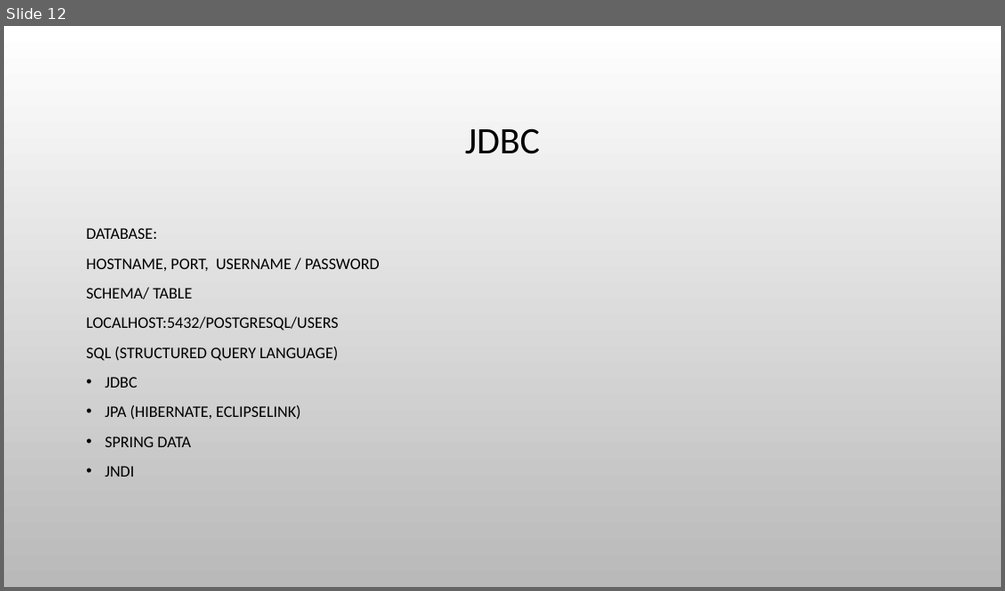
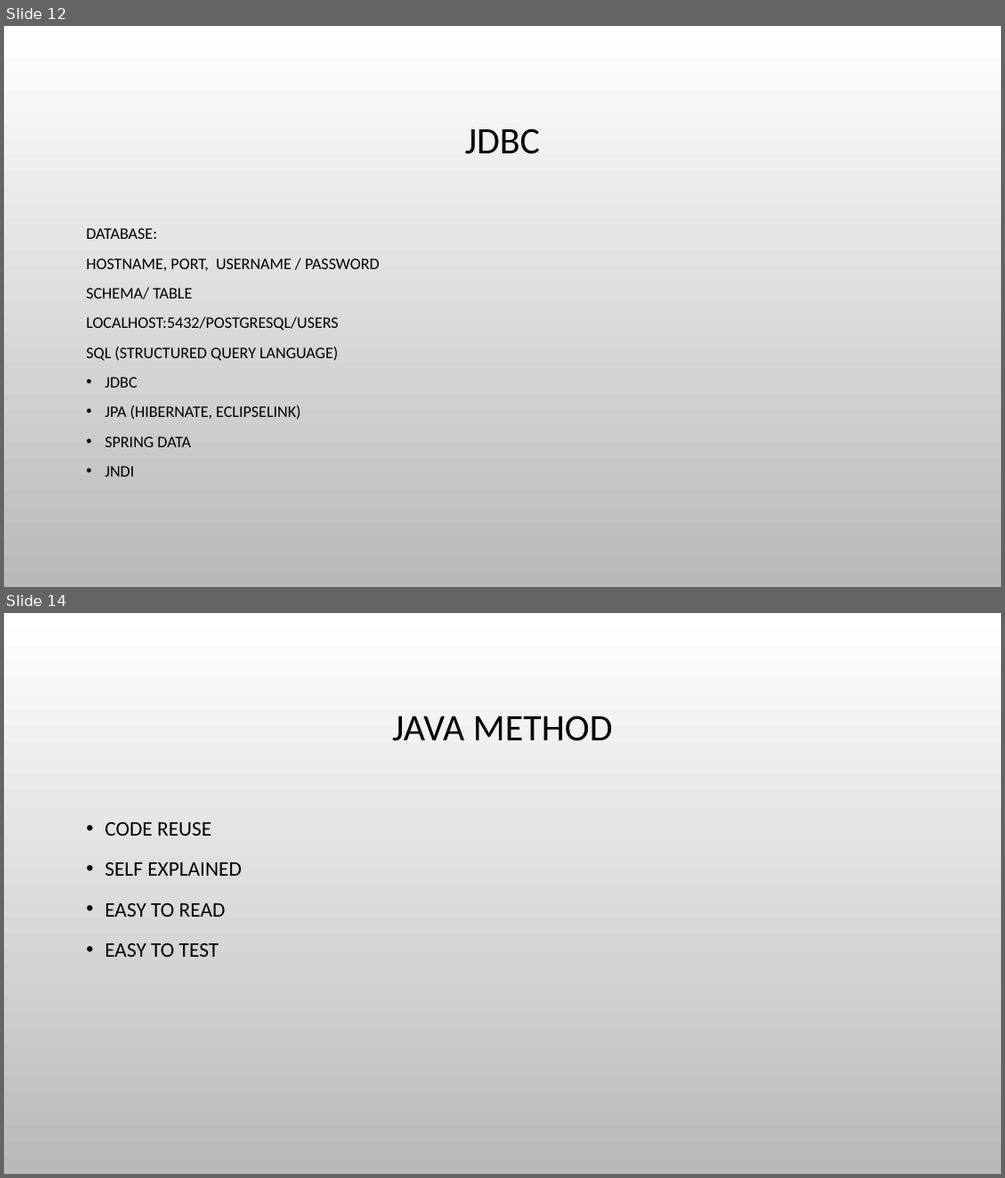
Before and after one commit to hutaojiazi/java-examples, a slide deck: java_introduction.pptx. Shown one above the other, each under a label of ours: slide 12 before the commit, slides 12 and 14 after it; the slides between them are not shown. The pictures are 1005x591 and 1005x1178 pixels, drawn with LibreOffice and Linux fonts; fonts in the diff are those of the drawing; background and template pictures are left out. Boxes give left, top, right and bottom in pixels: in the first picture for what was removed or moved away, otherwise in the second. Text is boxed around its words. In the diff, an @@ line names an element or a change of style, - is before the commit and + after.

```diff
--- a/java_introduction.pptx
+++ b/java_introduction.pptx
@@ slide 14 added at <box>4,613,1001,1174</box>, background picture (left out) @@
@@ title added at <box>392,715,613,741</box>, 36 pt, text #000000 @@
+JAVA METHOD
@@ text added at <box>105,822,242,957</box>, 20 pt, text #000000 @@
+• CODE REUSE
+• SELF EXPLAINED
+• EASY TO READ
+• EASY TO TEST
```
Also in this commit, not shown: 1 slide changed, 4 other files.
